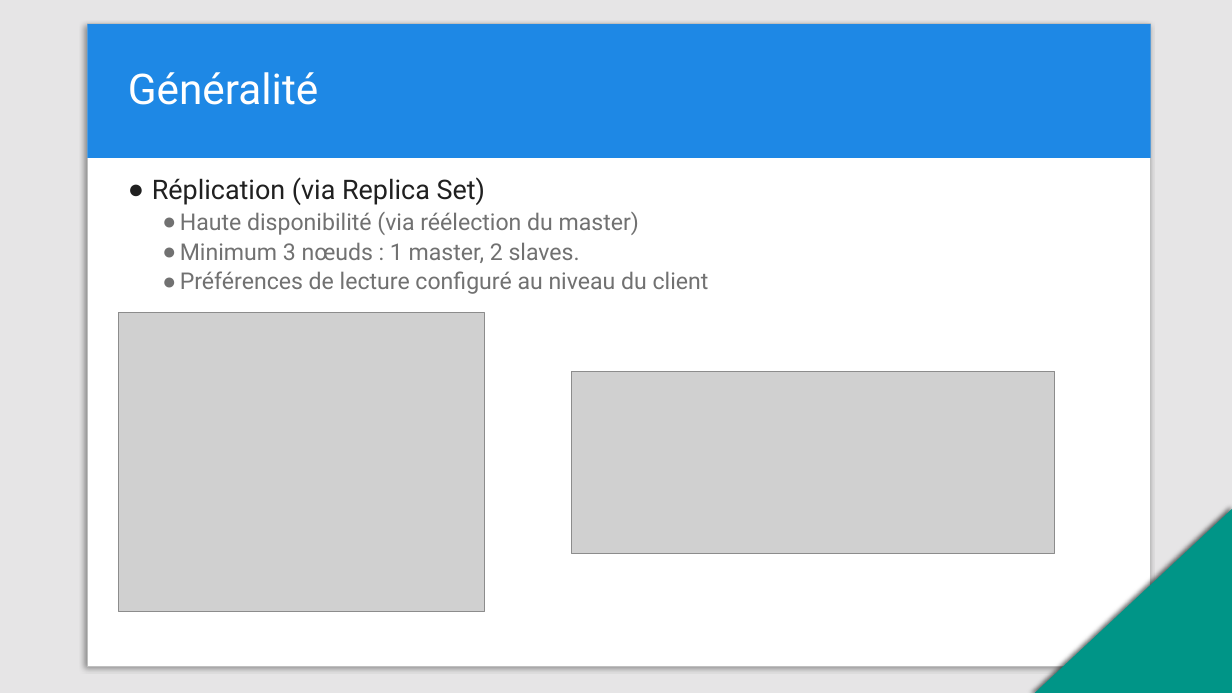
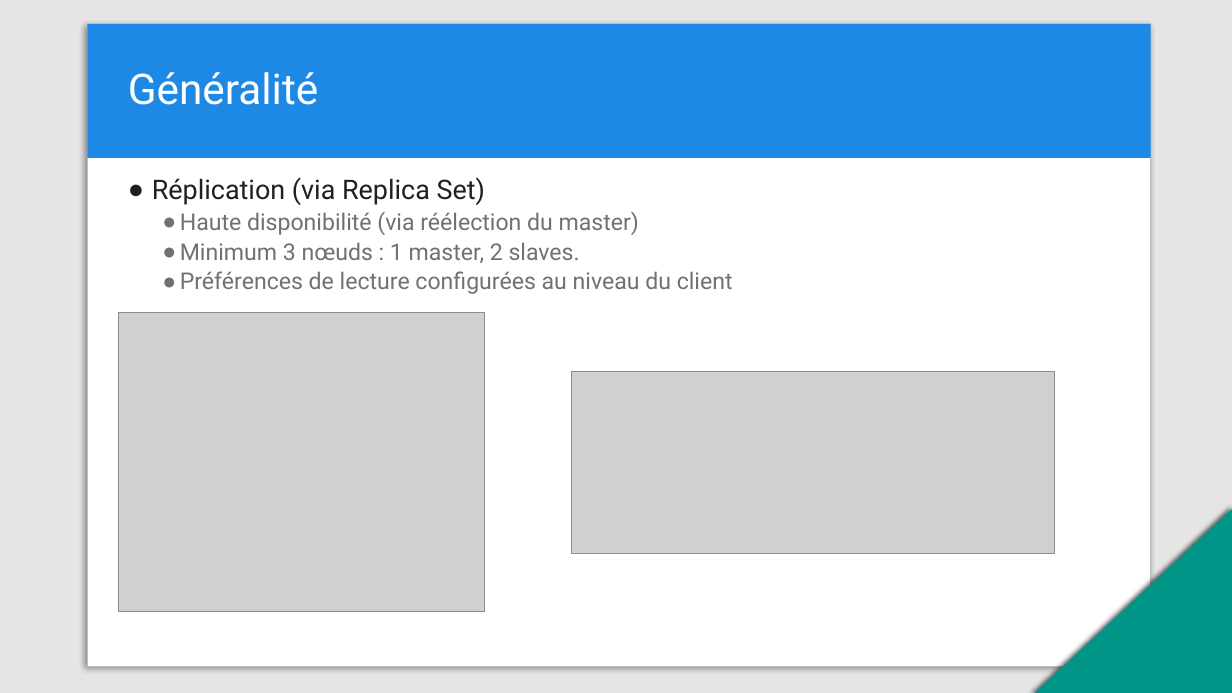
Before and after one commit to dohr-michael/training-mongodb, a slide deck: slide 7 of MongoDB-CRUD.pptx. Drawn at 1232x693 pixels with LibreOffice and Linux fonts; fonts in the diff are those of the drawing; grey boxes stand for pictures. Boxes give left, top, right and bottom in pixels: in the first picture for what was removed or moved away, otherwise in the second. Text is boxed around its words. In the diff, an @@ line names an element or a change of style, - is before the commit and + after.

```diff
--- a/MongoDB-CRUD.pptx
+++ b/MongoDB-CRUD.pptx
@@ text at (180,271,733,294): text changed @@
-  ● Préférences de lecture configuré au niveau du client
+  ● Préférences de lecture configurées au niveau du client
```
Also in this commit, not shown: 13 other slides changed.
